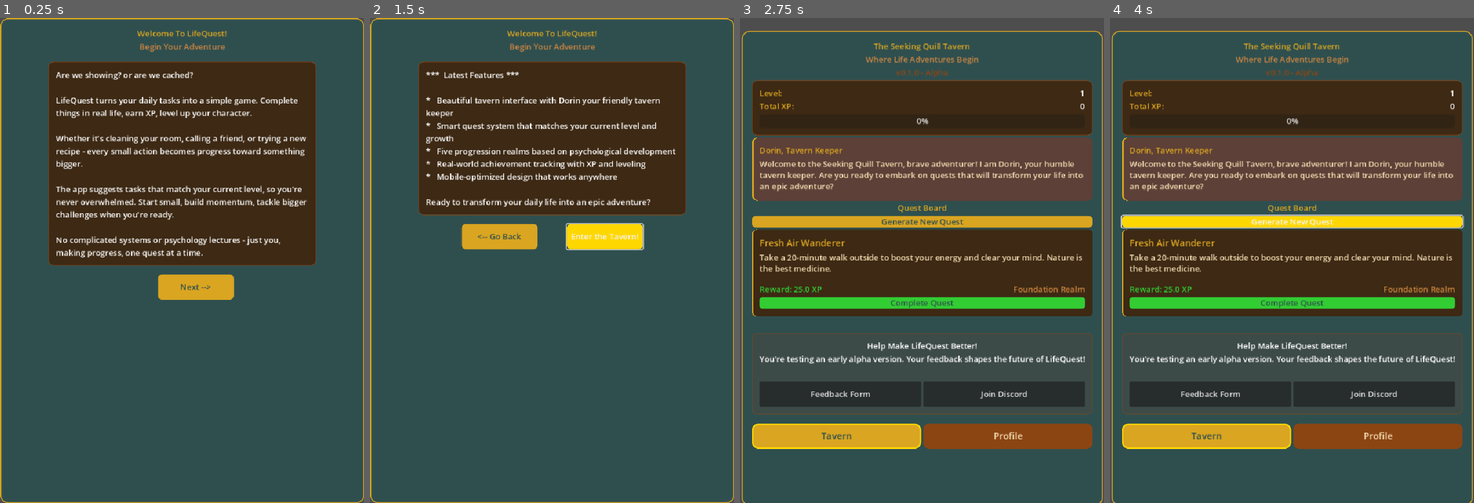
Above: before the commit, frames 1-4 (left to right).
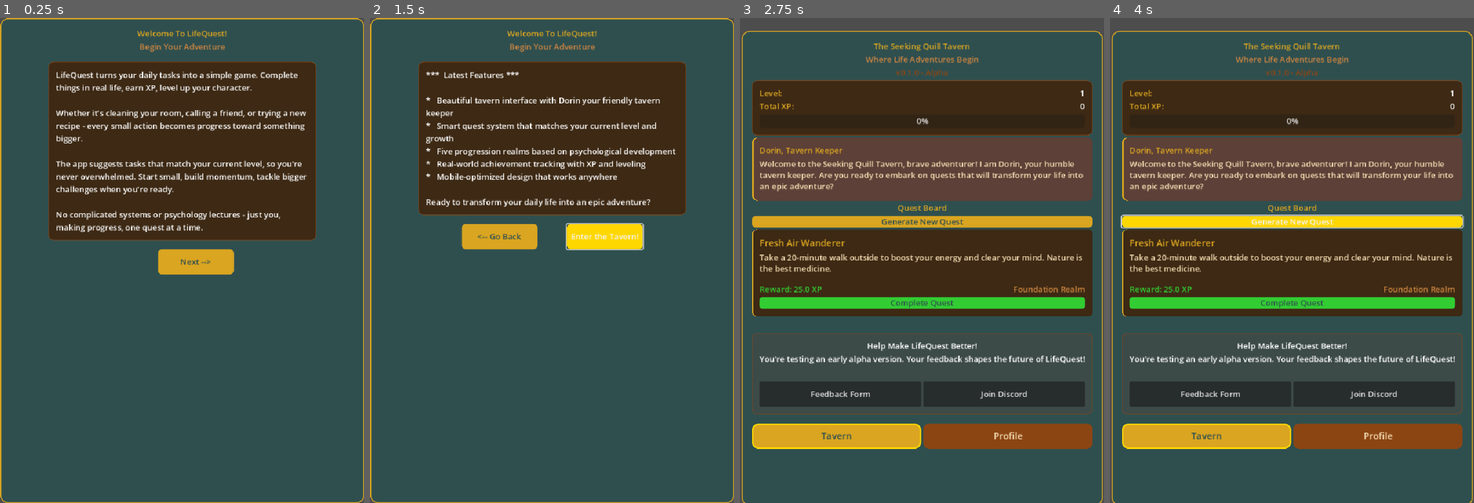
Above: after the commit, the same moments.

Repository: Wazaq/LifeQuest-Nexus
Game: Godot game, scene res://scenes/WelcomeScene.tscn
Two runs of this game, one before a commit and one after it. Both use one fixed random seed, a clock stepped at 60 frames per second and the inputs below.
Inputs:
- Up to frame 1 (0.25 s): no input
- Up to frame 2 (1.5 s): click "Next -->" at 0.5 s; click "Next -->" at 1.25 s
- Up to frame 3 (2.75 s): click "Enter the Tavern!" at 2 s
- Up to frame 4 (4 s): click "Generate New Quest" at 2.75 s; click "Generate New Quest" at 3.5 s

The runs differ from the first frame. In frame 1, 12% of the frame differs, in the area x 13-87%, y 11-59%; in frame 2, less than 0.1%; in frame 3, less than 0.1%; in frame 4, less than 0.1%.

Commit message:
Netlify - Caching test

Diff:
--- a/godot-project/scenes/WelcomeScene.tscn
+++ b/godot-project/scenes/WelcomeScene.tscn
@@ -53,9 +53,7 @@
 [node name="GameText" type="Label" parent="MainScroll/WelcomeContainer/MainVBox/GameExplanationPanel"]
 custom_minimum_size = Vector2(500, 0)
 layout_mode = 2
-text = "Are we showing? or are we cached?
-
-LifeQuest turns your daily tasks into a simple game. Complete things in real life, earn XP, level up your character.
+text = "LifeQuest turns your daily tasks into a simple game. Complete things in real life, earn XP, level up your character.
 
 Whether it's cleaning your room, calling a friend, or trying a new recipe - every small action becomes progress toward something bigger.
 
Not shown, changed: godot-project/builds/web/index.html
Not shown, changed: godot-project/builds/web/index.pck
Not shown, changed: godot-project/builds/web/index.service.worker.js
